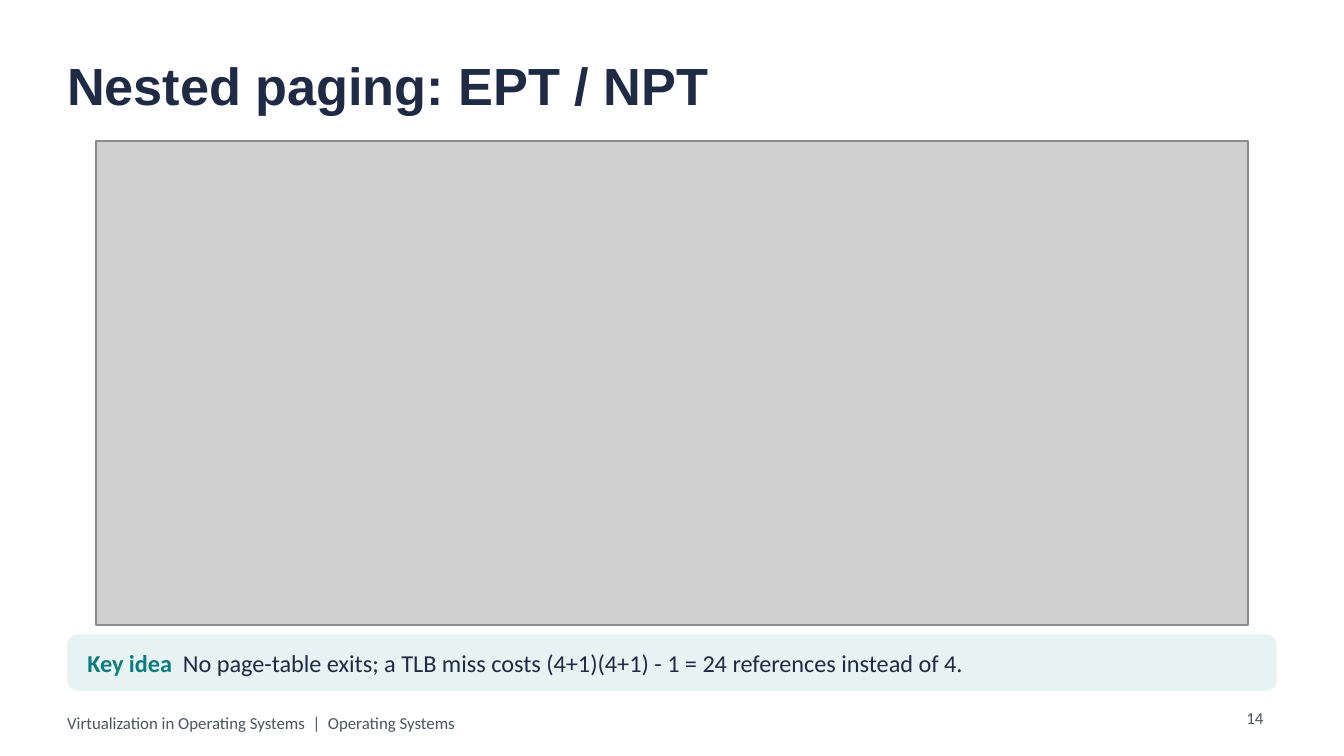
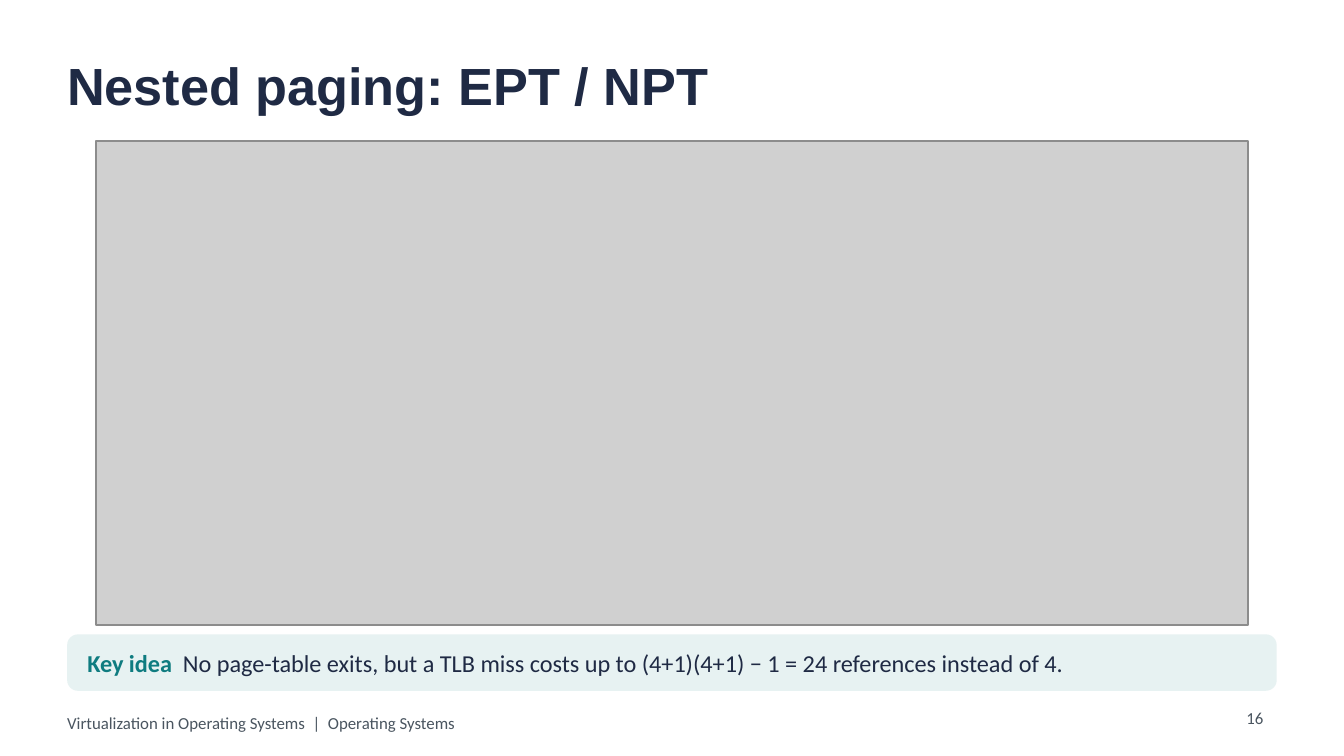
Before and after one commit to aliyassine22/OS-Virtualization, a slide deck: slide 16 of presentation/powerpoint/Virtualization_in_OS.pptx (slide 14 before the commit). Drawn at 1344x756 pixels with LibreOffice and Linux fonts; fonts in the diff are those of the drawing; grey boxes stand for pictures. Boxes give left, top, right and bottom in pixels: in the first picture for what was removed or moved away, otherwise in the second. Text is boxed around its words. In the diff, an @@ line names an element or a change of style, - is before the commit and + after.

```diff
--- a/presentation/powerpoint/Virtualization_in_OS.pptx
+++ b/presentation/powerpoint/Virtualization_in_OS.pptx
@@ text at <box>87,654,1062,676</box>: text changed @@
-Key idea No page-table exits; a TLB miss costs (4+1)(4+1) - 1 = 24 references instead of 4.
+Key idea No page-table exits, but a TLB miss costs up to (4+1)(4+1) − 1 = 24 references instead of 4.
@@ page number at <box>1246,712,1263,724</box>: text changed @@
-14
+16
```
Also in this commit, not shown: 13 other slides changed, 2 slides added, 16 other files.
